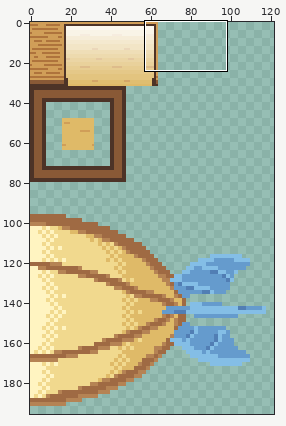
Edited in one commit: sprite sheet (Output/Assets/Maps/airport_tileset.png). Above, an overview of the earlier version with the close-up marked.
Close-up. Old version:
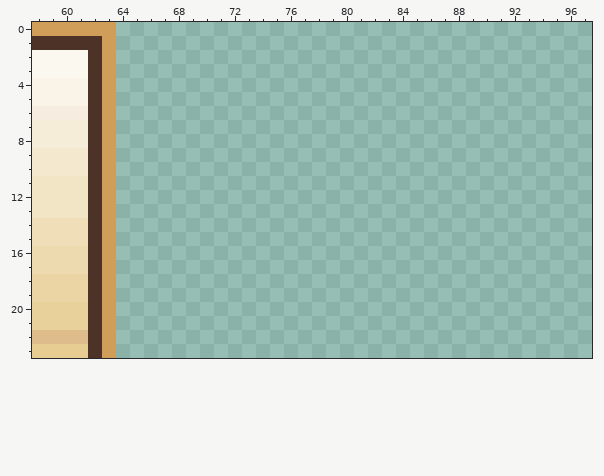
The file is 256x256 pixels. Colours within 5 levels of each other are drawn and written as one. Shown: x 58..97, y 0..23. The wide view leaves out empty margins.
Now the later version:
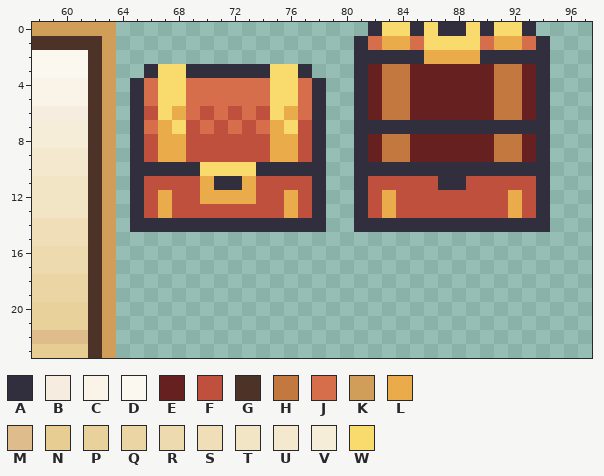
Palette (. is transparent): A #312e3d  B #f6ecdf  C #f9f4e7  D #fbf8f0  E #66201f  F #bf503e  G #4d3327  H #c37840  J #d76e4b  K #d09e58  L #eaac4a  M #debc8b  N #e7cd92  P #e9d19b  Q #ebd5a4  R #eddaae  S #efdeb7  T #f2e5c6  U #f4e9cf  V #f6edd9  W #f9da6c
From old to new:
@@ x 58..97 @@
- 0 KKKKKK..................................
- 1 GGGGGK..................................
- 2 DDDDGK..................................
- 3 DDDDGK..................................
- 4 CCCCGK..................................
- 5 CCCCGK..................................
- 6 BBBBGK..................................
- 7 VVVVGK..................................
- 8 VVVVGK..................................
- 9 UUUUGK..................................
-10 UUUUGK..................................
-11 TTTTGK..................................
-12 TTTTGK..................................
-13 TTTTGK..................................
-14 SSSSGK..................................
+ 0 KKKKKK..................AWWAWAAWAWWA....
+ 1 GGGGGK.................AJLLJWWWWJLLJA...
+ 2 DDDDGK.................AAAAALLLLAAAAA...
+ 3 DDDDGK..AWWAAAAAAWWA...AEHHEEEEEEHHEA...
+ 4 CCCCGK.AJWWJJJJJJWWJA..AEHHEEEEEEHHEA...
+ 5 CCCCGK.AJWWJJJJJJWWJA..AEHHEEEEEEHHEA...
+ 6 BBBBGK.AFWLJFJFJFWLJA..AEHHEEEEEEHHEA...
+ 7 VVVVGK.AJLWFJFJFJLWFA..AAAAAAAAAAAAAA...
+ 8 VVVVGK.AFLLFFFFFFLLFA..AEHHEEEEEEHHEA...
+ 9 UUUUGK.AFLLFFFFFFLLFA..AEHHEEEEEEHHEA...
+10 UUUUGK.AAAAAWWWWAAAAA..AAAAAAAAAAAAAA...
+11 TTTTGK.AFFFFLAALFFFFA..AFFFFFAAFFFFFA...
+12 TTTTGK.AFLFFLLLLFFLFA..AFLFFFFFFFFLFA...
+13 TTTTGK.AFLFFFFFFFFLFA..AFLFFFFFFFFLFA...
+14 SSSSGK.AAAAAAAAAAAAAA..AAAAAAAAAAAAAA...
 15 SSSSGK..................................
